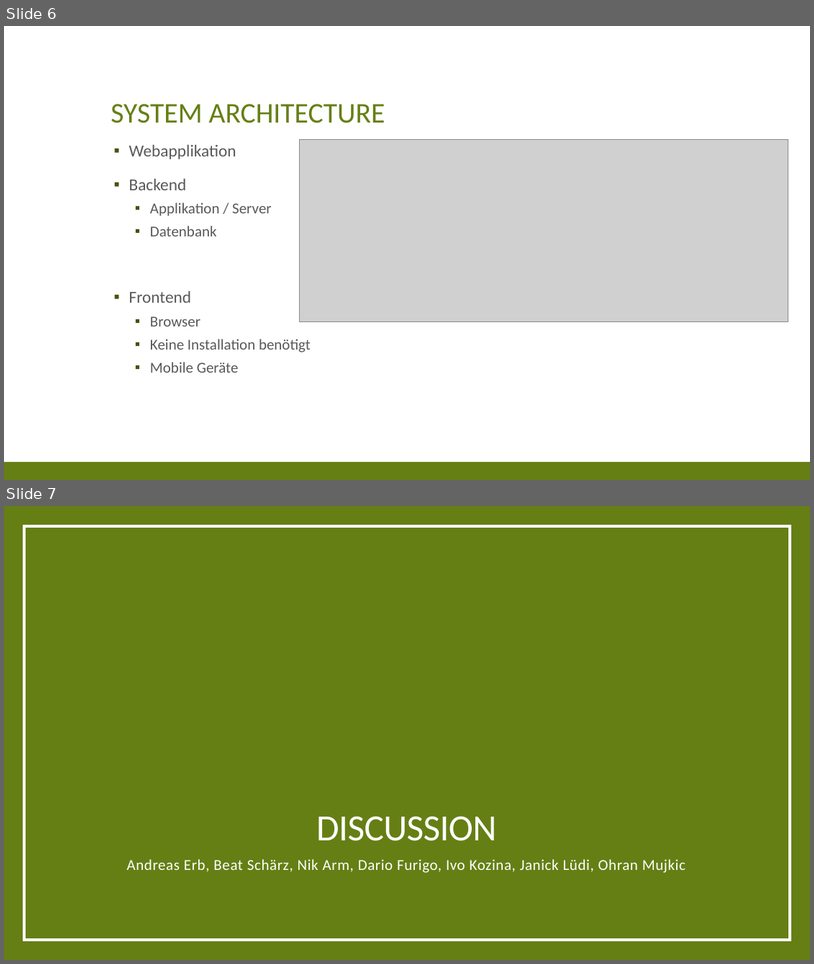
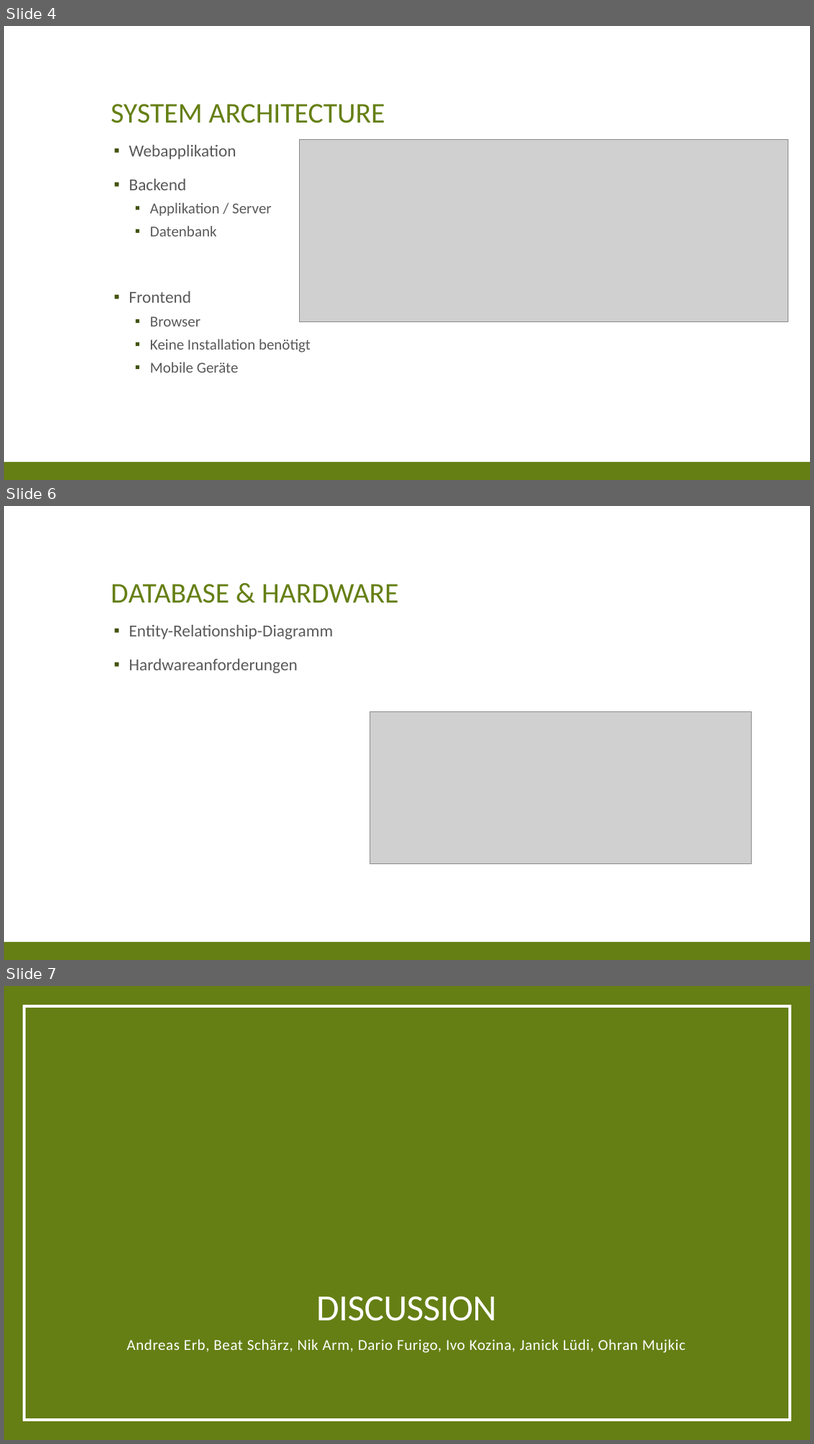
Before and after one commit to res13/ch.bfh.bti7081.s2018.white, a slide deck: doc/task02/Presentation_2.pptx. Shown one above the other, each under a label of ours: slides 6 and 7 before the commit, slides 4, 6 and 7 after it; the slides between them are not shown. The pictures are 814x964 and 814x1444 pixels, drawn with LibreOffice and Linux fonts; fonts in the diff are those of the drawing; grey boxes stand for pictures. Boxes give left, top, right and bottom in pixels: in the first picture for what was removed or moved away, otherwise in the second. Text is boxed around its words. In the diff, an @@ line names an element or a change of style, - is before the commit and + after.

```diff
--- a/doc/task02/Presentation_2.pptx
+++ b/doc/task02/Presentation_2.pptx
@@ slide 6 added at [4,506,810,960], background #FFFFFF; not listed: 1 template element that a slide beside it also shows @@
@@ title added at [111,584,399,603], 34 pt, text #657F14 @@
+DATABASE & HARDWARE
@@ text added at [129,625,334,673], 20 pt, text #595959 @@
+▪ Entity-Relationship-Diagramm
+▪ Hardwareanforderungen
@@ picture added at [370,712,751,864] @@
@@ what was slide 6 is now slide 4 @@
```
Also in this commit, not shown: 1 slide changed, 1 other slide added, 2 slides removed, 1 other file.
